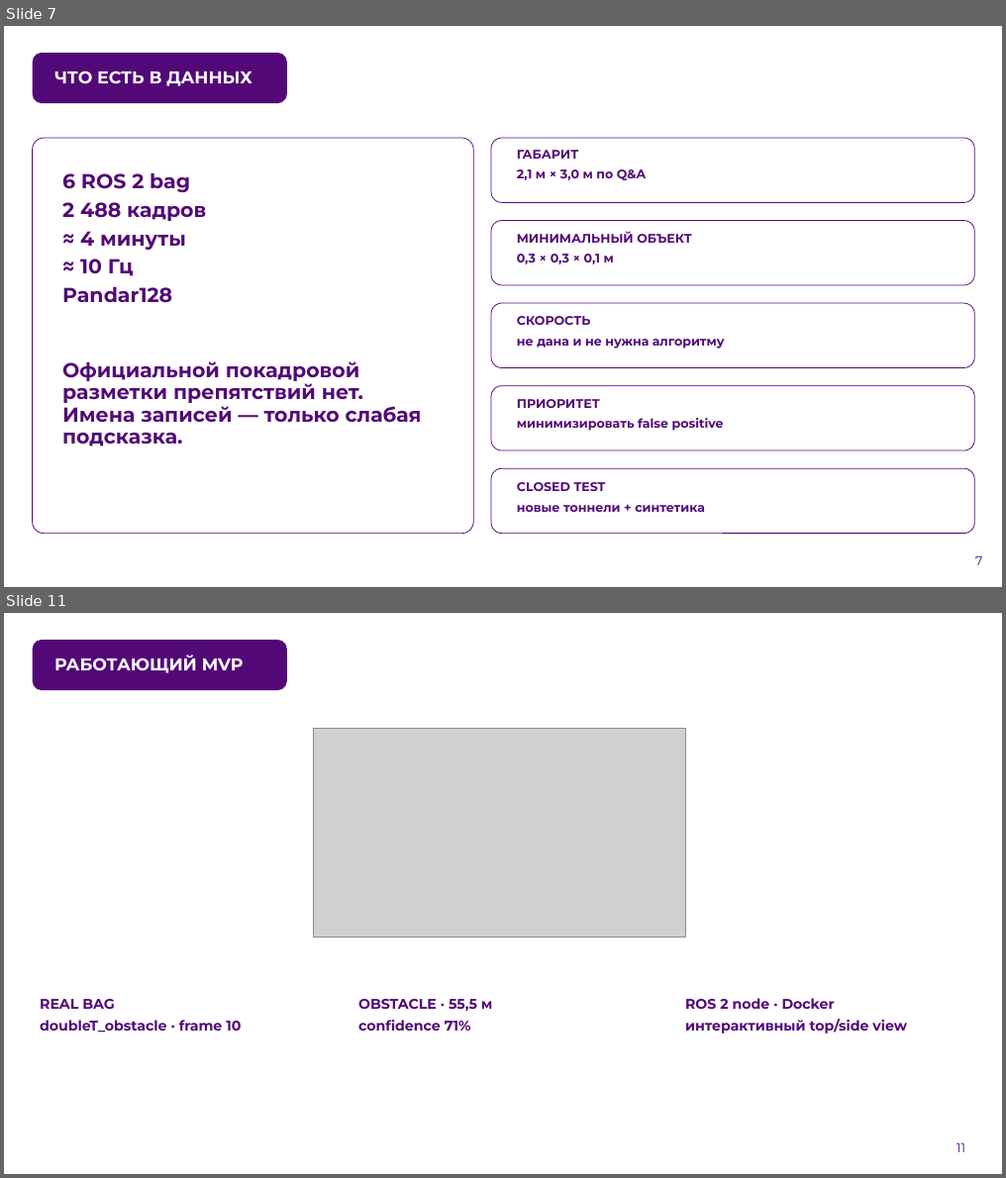
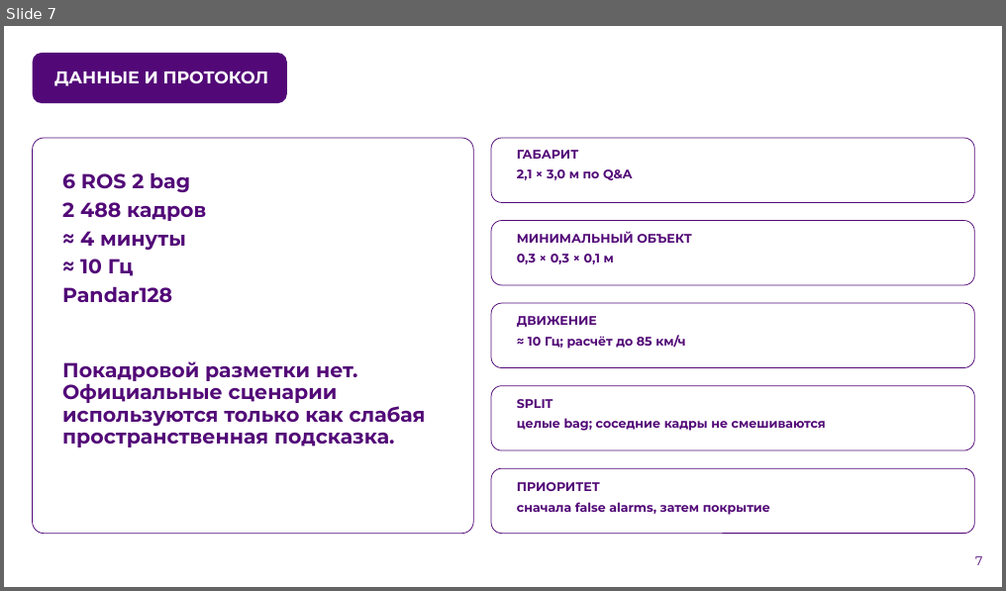
Before and after one commit to KirpaDmitriy/metroguard-lct2026, a slide deck: presentation/MetroGuard_LCT2026_Submission.pptx. Shown one above the other, each under a label of ours: slides 7 and 11 before the commit, slide 7 after it; the slides between them are not shown. The pictures are 1006x1178 and 1006x591 pixels, drawn with LibreOffice and Linux fonts; fonts in the diff are those of the drawing; grey boxes stand for pictures; background and template pictures are left out. Boxes give left, top, right and bottom in pixels: in the first picture for what was removed or moved away, otherwise in the second. Text is boxed around its words. In the diff, an @@ line names an element or a change of style, - is before the commit and + after.

```diff
--- a/presentation/MetroGuard_LCT2026_Submission.pptx
+++ b/presentation/MetroGuard_LCT2026_Submission.pptx
@@ slide 11 removed at (4, 613, 1002, 1174), background picture (left out) @@
@@ rounded rectangle removed at (33, 639, 287, 690) @@
@@ title removed at (54, 655, 244, 673) @@
-РАБОТАЮЩИЙ MVP
@@ picture removed at (313, 728, 686, 937) @@
@@ text removed at (685, 998, 907, 1034) @@
-ROS 2 node · Docker
-интерактивный top/side view
@@ text removed at (40, 999, 241, 1033) @@
-REAL BAG
-doubleT_obstacle · frame 10
@@ text removed at (358, 999, 493, 1031) @@
-OBSTACLE · 55,5 м
-confidence 71%
@@ page number removed at (956, 1144, 965, 1153) @@
-11
@@ slide 7 changed as well @@
@@ title at (54, 71, 269, 86): text changed @@
-ЧТО ЕСТЬ В ДАННЫХ
+ДАННЫЕ И ПРОТОКОЛ
@@ text at (517, 170, 632, 180): text changed @@
-2,1 м × 3,0 м по Q&A
+2,1 × 3,0 м по Q&A
@@ text at (517, 316, 685, 349): text changed @@
-СКОРОСТЬ
-не дана и не нужна алгоритму
+ДВИЖЕНИЕ
+≈ 10 Гц; расчёт до 85 км/ч
@@ text at (62, 362, 426, 448): text changed @@
-Официальной покадровой разметки препятствий нет. Имена записей — только слабая подсказка.
+Покадровой разметки нет. Официальные сценарии используются только как слабая пространственная подсказка.
@@ text at (517, 399, 826, 431): text changed @@
-ПРИОРИТЕТ
-минимизировать false positive
+SPLIT
+целые bag; соседние кадры не смешиваются
@@ text at (517, 482, 770, 515): text changed @@
-CLOSED TEST
-новые тоннели + синтетика
+ПРИОРИТЕТ
+сначала false alarms, затем покрытие
```
Also in this commit, not shown: 9 other slides changed, 2 slides added, 1 other slide removed.
